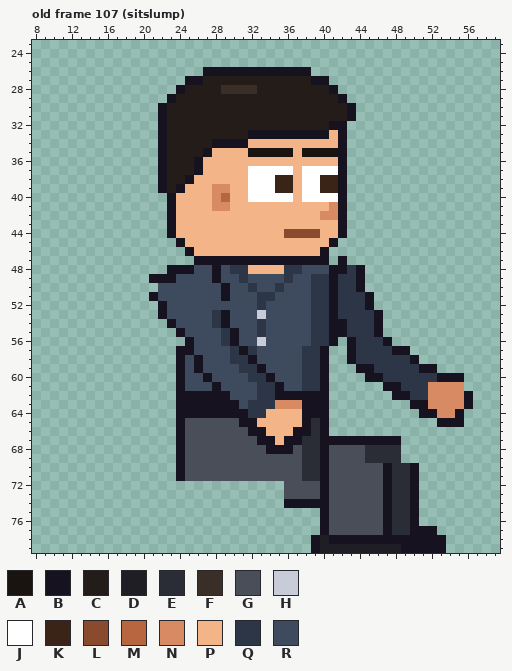
Pixel-art file, stored at sprites/staff/office_trent_right_anim.aseprite. This is how it looked before the edit.
64x80 pixels, 129 frames. Colours within 5 levels of each other are drawn and written as one. Shown: old frame 107 (sitslump): x 8..59, y 23..79. The commit also changed other frames, which this record leaves out.
Visible layers, top first: "Arm Top", "Hair", "Face", "Watch", "Near Arm", "Collar", "Belt", "Shirt", "Body", "Back Arm", "Pants", "Shoes".
Palette (. is transparent): A #1a1410  B #17121f  C #241c18  D #1e1e24  E #2a2d36  F #3a2e28  G #4a4e58  H #c8ccd8  J #ffffff  K #3a2418  L #8a4a2e  M #b8663f  N #d88a62  P #f3b488  Q #2c3646  R #3e4a5e
Pixels before, old frame 107 (sitslump) (only the part around the change), first column x 14:
23 ..............................................
24 ..............................................
25 ..............................................
26 .............BBBBBBBBBBBB.....................
27 ...........BBCCCCCCCCCCCCBB...................
28 ..........BCCCCFFFFCCCCCCCCB..................
29 .........BCCCCCCCCCCCCCCCCCCB.................
30 ........BCCCCCCCCCCCCCCCCCCCCB................
31 ........BCCCCCCCCCCCCCCCCCCCCB................
32 ........BCCCCCCCCCCCCCCCCCCBB.................
33 ........BCCCCCCCCCBBBBBBBBBPB.................
34 ........BCCCCCBBBBPPPPPPPPPPB.................
35 ........BCCCCBPPPPAAAAAPAAAAB.................
36 ........BCCCBPPPPPPPPPPPPPPPB.................
37 ........BCCCBPPPPPJJJJJPJJJJB.................
38 ........BCCBPPPPPPJJJKKPJJKKB.................
39 ........BCBPPPNNPPJJJKKPJJKKB.................
40 .........BPPPPNMPPJJJJJPJJJJB.................
41 .........BPPPPNNPPPPPPPPPPPNB.................
42 .........BPPPPPPPPPPPPPPPPNNB.................
43 .........BPPPPPPPPPPPPPPPPPPB.................
44 .........BPPPPPPPPPPPPLLLLPPB.................
45 ..........BPPPPPPPPPPPPPPPPB..................
46 ...........BPPPPPPPPPPPPPPB...................
47 ............BBBBBBBBBBBBBBB.B.................
48 .........BBBRRBRQQPPPPQQRRRBBQB...............
49 .......BBBRRRRBRRQRRRRQRRQQBQQB...............
50 ........RRRRRRRBRRQRRQRRRQQBQQB...............
51 .......BRRRRRRRBRRRQQRRRRQQBQQQB..............
52 ........BRRRRRRRRRRQRRRRRQQBQQQB..............
53 ........BRRRRRQBRRRHRRRRRQQBQQQQB.............
54 .........BRRRRQBRRRQRRRRRQQBBQQQB.............
55 ..........BRRRRQBRRQRRRRRQQBBQQQB.............
56 ...........BRRRQBRRHRRRRRQQB.BQQQB............
57 ..........BBRRRRQBQRRRRRQQB..BQQQQBB..........
58 ..........BRBRRRQQBRRRRRQQB..BQQQQQQB.........
59 ..........BRBRRRRQQBRRRRQQB...BBQQQQQBB.......
60 ..........BRRBRRRRQQBRRRQQB....BBQQQQQQBBB....
61 ..........BRRRBRRRRQQBRRQQB......BBQQQNNNN....
62 ..........BBBBBBRRRQQBBBBBB.......BBQQNNNNB...
63 ..........BBBBBBBRQQQNNNBBB.........BBNNNNB...
64 ..........BBBBBBBBQQPPPPBBB..........BBNNB....
65 ..........BGGGGGGBBPPPPPBEB............BBB....
66 ..........BGGGGGGGBBPPPBBEB...................
67 ..........BGGGGGGGGBBPBBEEBBBBBBBBB...........
68 ..........BGGGGGGGGGBBBGEEBGGGGEEEE...........
69 ..........BGGGGGGGGGGGGGEEBGGGGEEEE...........
70 ..........BGGGGGGGGGGGGGEEBGGGGGGBEEB.........
71 ..........BGGGGGGGGGGGGGEEBGGGGGGBEEB.........
72 ......................GGGGBGGGGGGBEEB.........
73 ......................GGGGBGGGGGGBEEB.........
74 ......................BBBBBGGGGGGBEEB.........
75 ..........................BGGGGGGBEEB.........
76 ..........................BGGGGGGBEEB.........
New version:
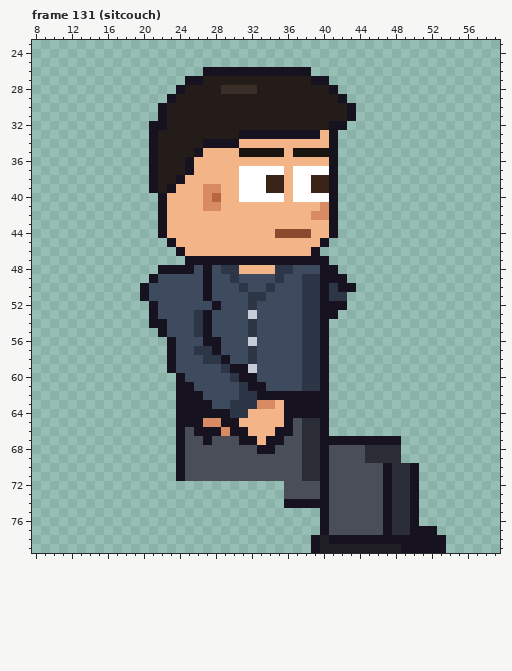
A new or re-ordered frame is compared with the old frame closest to it.
Difference:
frames 129 -> 135
Changed rows in their new state; - is an unchanged pixel.
Frame 131 (sitcouch) is new; against old frame 107 (sitslump):
first column x 20:
32 -B-----------------------------------
33 -BC--------B--------PB.--------------
34 -BC----B---P---------B.--------------
35 -BC---BP---A----PA---B.--------------
36 -BC--BP--------------B.--------------
37 -BC--BP----J----PJ---B.--------------
38 -BC-BP-----J--K-PJ-K-B.--------------
39 -BCBP--N-P-J--K-PJ-K-B.--------------
40 --BP---NMP-J----PJ---B.--------------
41 --BP---N-P----------NB.--------------
42 --BP---------------N-B.--------------
43 --BP-----------------B.--------------
44 --BP-----------L---P-B.--------------
45 ---BP---------------B.---------------
46 ----BP-------------B.----------------
47 -----B----------------.--------------
48 --B----BRQ-P---Q-R--B-...------------
49 --RR---BR-QR---QR-Q-B-B..------------
50 BR-----B-R-QR-QR--Q-BQBB.------------
51 BR-----B-R--Q-R---Q-BQ-...-----------
52 -BR-----B---QR----Q-B-B...-----------
53 -BR---QBRR--HR----Q-B-.....----------
54 -BBR--QBRR--QR----Q-B......----------
55 --BRR-QB-RR-QR----Q-B......----------
56 ---BRR-BBRR-HR----Q-B.-.....---------
57 ---BRRQQB-RR-----------.......-------
58 ---BR-RQQBRRQ----------........------
59 ---BR-R--QBBHR----------.........----
60 -------R--QBBRR----------...........-
61 -----B--R--QBBRR-----------.........-
62 -------RRR-QQBB-------------.........
63 --------RRQQ-NNPBB------------.......
64 ----------QQPP--BB-------------.....-
65 -----BBNNBBPP---BGE--------------...-
66 ------BBBNBBPP-BBGE------------------
67 -------B---BBP-BGG-------------------
68 -------------B-GG--------------------
